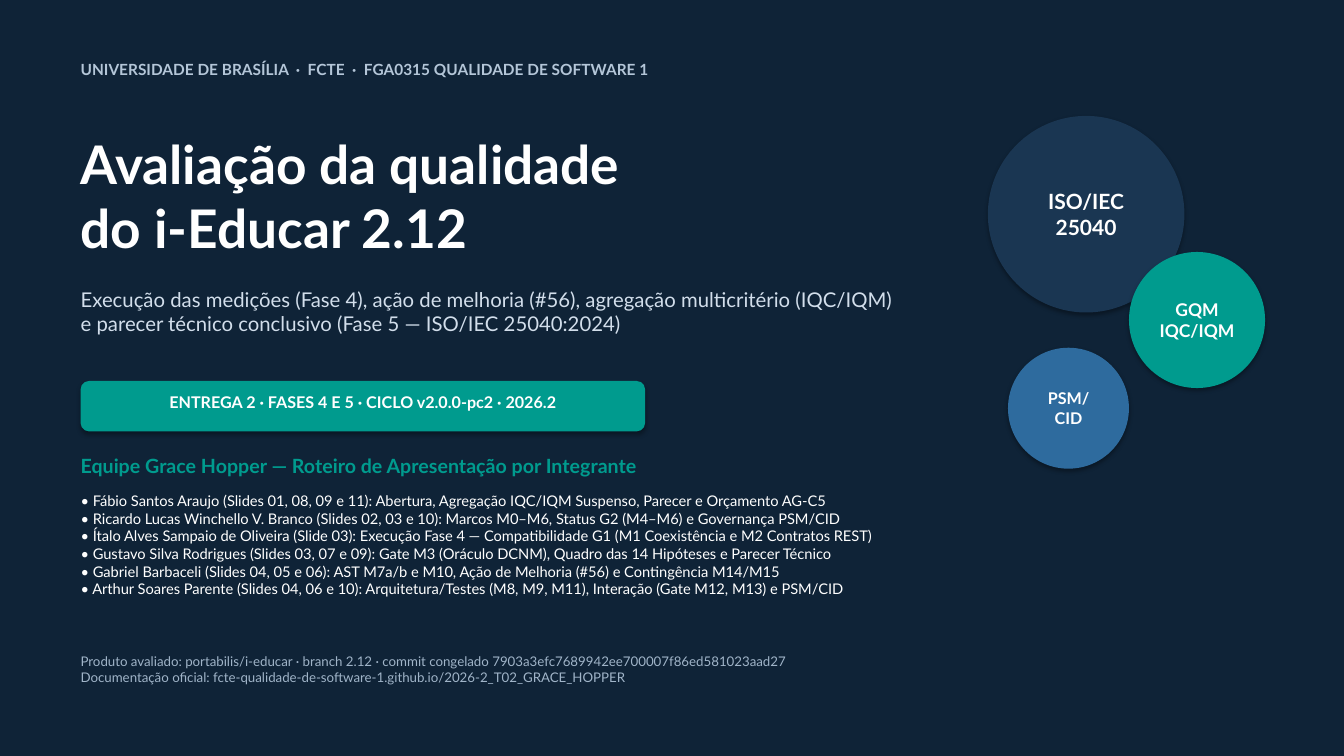
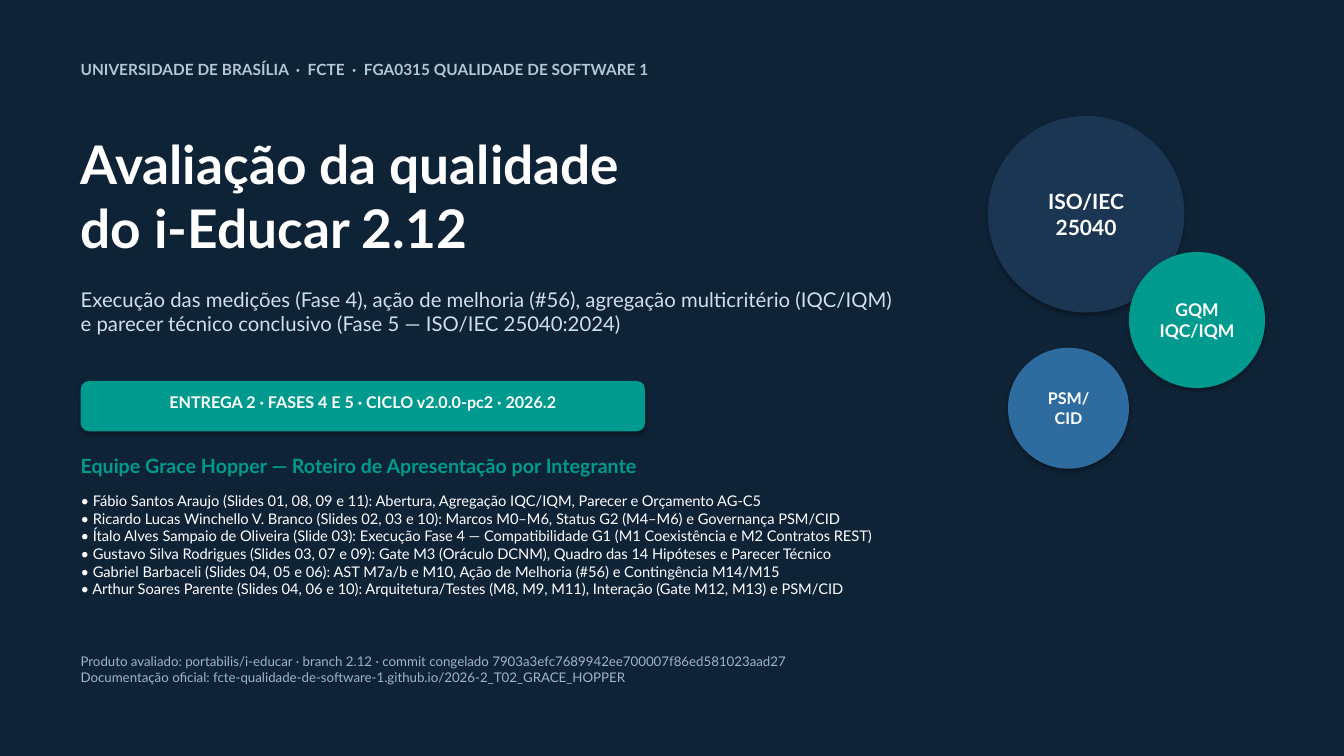
Before and after one commit to FCTE-Qualidade-de-Software-1/2026-2_T02_GRACE_HOPPER, a slide deck: slide 1 of docs/apresentacao_pc2.pptx. Drawn at 1344x756 pixels with LibreOffice and Linux fonts; fonts in the diff are those of the drawing. Boxes give left, top, right and bottom in pixels: in the first picture for what was removed or moved away, otherwise in the second. Text is boxed around its words. In the diff, an @@ line names an element or a change of style, - is before the commit and + after.

Commit message:
fix(#42): reconcilia horas, IQM e textos da M6 e atualiza slides do PC2
- Totais da E2 (66h / R$ 3.300,00, 12 issues) e do projeto (138h / R$ 6.900,00) em README, gestão, horas-custos e registro de medições
- Remove menções a IQC_Conf/IQM suspensos no plano, Fase 4, framework GQM, níveis de julgamento e entregáveis
- Atualiza cenários de sensibilidade S2/S3 e a Tabela 10 com M6 medida
- Corrige $$ na Tabela 10 do plano
- Registra o desvio do T06 e a rodada inicial no manifesto e nas limitações da M6
- Atualiza slides do PC2 (M6 = 100%, IQC_Conf = 2,80, IQM = 2,83, hipóteses 9/3/2 e horas)

```diff
--- a/docs/apresentacao_pc2.pptx
+++ b/docs/apresentacao_pc2.pptx
@@ text at (x1=92, y1=495, x2=872, y2=597): text changed @@
-• Fábio Santos Araujo (Slides 01, 08, 09 e 11): Abertura, Agregação IQC/IQM Suspenso, Parecer e Orçamento AG-C5
-• Ricardo Lucas Winchello V. Branco (Slides 02, 03 e 10): Marcos M0–M6, Status G2 (M4–M6) e Governança PSM/CID
-• Ítalo Alves Sampaio de Oliveira (Slide 03): Execução Fase 4 — Compatibilidade G1 (M1 Coexistência e M2 Contratos REST)
-• Gustavo Silva Rodrigues (Slides 03, 07 e 09): Gate M3 (Oráculo DCNM), Quadro das 14 Hipóteses e Parecer Técnico
-• Gabriel Barbaceli (Slides 04, 05 e 06): AST M7a/b e M10, Ação de Melhoria (#56) e Contingência M14/M15
-• Arthur Soares Parente (Slides 04, 06 e 10): Arquitetura/Testes (M8, M9, M11), Interação (Gate M12, M13) e PSM/CID
+• Fábio Santos Araujo (Slides 01, 08, 09 e 11): Abertura, Agregação IQC/IQM, Parecer e Orçamento AG-C5
+• Ricardo Lucas Winchello V. Branco (Slides 02, 03 e 10): Marcos M0–M6, Status G2 (M4–M6) e Governança PSM/CID
+• Ítalo Alves Sampaio de Oliveira (Slide 03): Execução Fase 4 — Compatibilidade G1 (M1 Coexistência e M2 Contratos REST)
+• Gustavo Silva Rodrigues (Slides 03, 07 e 09): Gate M3 (Oráculo DCNM), Quadro das 14 Hipóteses e Parecer Técnico
+• Gabriel Barbaceli (Slides 04, 05 e 06): AST M7a/b e M10, Ação de Melhoria (#56) e Contingência M14/M15
+• Arthur Soares Parente (Slides 04, 06 e 10): Arquitetura/Testes (M8, M9, M11), Interação (Gate M12, M13) e PSM/CID
```
Also in this commit, not shown: 7 other slides changed, 12 other files.
